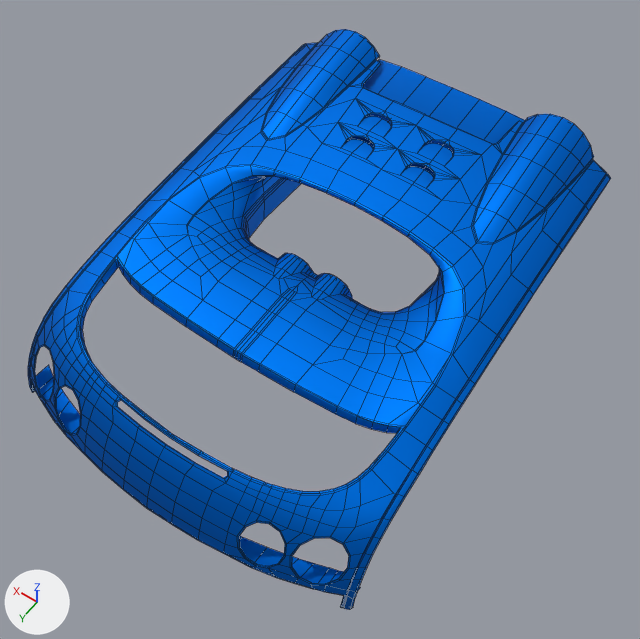
The FBX model Assets/_Gumball/Runtime/_Cars/Cars/Bugatti_Veyron/Mesh/Veyron_Roof02_Duco.fbx: old version first, new version second.
One viewpoint serves both versions: a 50 mm camera at (-1.114, 2.841, 3.092) aimed at (-0.078, 1.391, 0.814). Arrows for +X, +Y and +Z are at lower left; the lights stay in place. Mesh edges are drawn as thin lines. Where no turn or scale is listed for an object, it has been applied to the vertices. Vertices at the same position are counted once.

The older version as bpy lines, for what is in view:
```python
me_bugatti_obj_051 = bpy.data.meshes.new('Bugatti_OBJ.051')
me_bugatti_obj_051.from_pydata(...)  # 1497 vertices, 1368 faces; spans x -0.66..0.66, y 0.48..2.17, z 0.58..1.2
me_bugatti_obj_051.materials.append(mat_240z_duco)  # blue #0072dd
# before: 286 (0.58, 1.93, 0.84) at pixel (51, 328), 303 (0.63, 1.88, 0.85) at pixel (53, 308), 308 (0.53, 1.84, 0.9) at pixel (81, 305), 309 (0.62, 1.81, 0.88) at pixel (68, 290), 310 (0.57, 1.89, 0.87) at pixel (64, 315)
# before: 313 (0.54, 1.8, 0.91) at pixel (87, 293), 314 (0.55, 1.73, 0.92) at pixel (99, 276), 316 (0.63, 1.73, 0.9) at pixel (83, 270), 351 (0.63, 1.81, 0.88) at pixel (68, 288)
# before: 917 (-0.62, 1.49, 0.95) at pixel (455, 399), 918 (-0.63, 1.56, 0.94) at pixel (442, 420), 923 (-0.62, 1.42, 0.96) at pixel (468, 379), 1193 (-0.63, 1.42, 0.97) at pixel (470, 379), 1210 (-0.63, 1.56, 0.94) at pixel (443, 420)
# before: 1245 (-0.62, 1.49, 0.95) at pixel (455, 399), 1247 (-0.63, 1.49, 0.95) at pixel (456, 399)
# before: 1040 (-0.58, 1.93, 0.84) at pixel (355, 526), 1057 (-0.63, 1.88, 0.85) at pixel (381, 518), 1062 (-0.53, 1.84, 0.9) at pixel (359, 480), 1063 (-0.62, 1.81, 0.88) at pixel (393, 493), 1064 (-0.57, 1.89, 0.87) at pixel (360, 505)
# before: 1067 (-0.54, 1.8, 0.91) at pixel (371, 469), 1068 (-0.55, 1.73, 0.92) at pixel (387, 451), 1070 (-0.63, 1.73, 0.9) at pixel (410, 469), 1105 (-0.63, 1.81, 0.88) at pixel (395, 493)
ob_veyron_roof02_duco = bpy.data.objects.new('Veyron_Roof02_Duco', me_bugatti_obj_051)
ob_veyron_roof02_duco.location = (0.0, 0.0, 0.0)
```
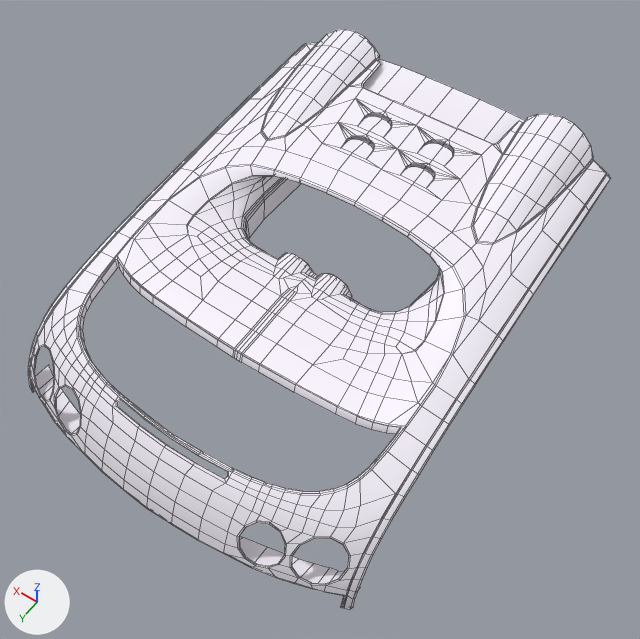
Commit message: Updates and fixes for the Veyron

Location of each change, (x1, y1, x2, y2) in pixels of the pictures (640 x 639 px; the box of a moved part takes in the faces that stretch with it):
part 1 of me_bugatti_obj_051, moved or reshaped: (52, 270, 99, 328) in both
part 2 of me_bugatti_obj_051, moved or reshaped: (443, 379, 470, 421) in both
part 3 of me_bugatti_obj_051, moved or reshaped: (356, 452, 411, 526) in both
part 4 of me_bugatti_obj_051, recoloured (blue to white): (28, 29, 611, 610) in both

The change, as a list of edits to the scene's bpy script:
```text
Add mat_240z_duco_ao_kit02:
    mat_240z_duco_ao_kit02 = principled_material('240z_Duco_AO_Kit02')
    mat_240z_duco_ao_kit02.base_color = (0.955, 0.911, 1.0)  # white #faf5ff
    mat_240z_duco_ao_kit02.roughness = 0.459
Change me_bugatti_obj_051:
    used by ob_veyron_roof02_duco; location = (0.0, 0.0, 0.0)
    verts and faces of me_bugatti_obj_051; kept vertices keep their numbers, new ones are numbered from 1497
    remove me_bugatti_obj_051.from_pydata(...)  # 1497 vertices, 1368 faces; spans x -0.66..0.66, y 0.48..2.17, z 0.58..1.2
    add me_bugatti_obj_051.from_pydata(...)  # 1493 vertices, 1368 faces; spans x -0.66..0.66, y 0.48..2.17, z 0.58..1.2
    me_bugatti_obj_051 part 1
    add delete_vertices([309])  # with the faces that use them
    add faces += [(286, 310, 351, 303), (313, 314, 316, 351), (308, 313, 351, 310)]
    me_bugatti_obj_051 part 2
    add delete_vertices([1245])  # with the faces that use them
    add faces += [(917, 918, 1210, 1247), (917, 1247, 1193, 923)]
    me_bugatti_obj_051 part 3
    add delete_vertices([1063])  # with the faces that use them
    add faces += [(1040, 1057, 1105, 1064), (1067, 1105, 1070, 1068), (1062, 1064, 1105, 1067)]
    me_bugatti_obj_051 part 4: 1358 faces spanning x -0.66..0.66, y 0.48..2.17, z 0.58..1.2 switch from mat_240z_duco (blue #0072dd) to mat_240z_duco_ao_kit02 (white #faf5ff)
```
